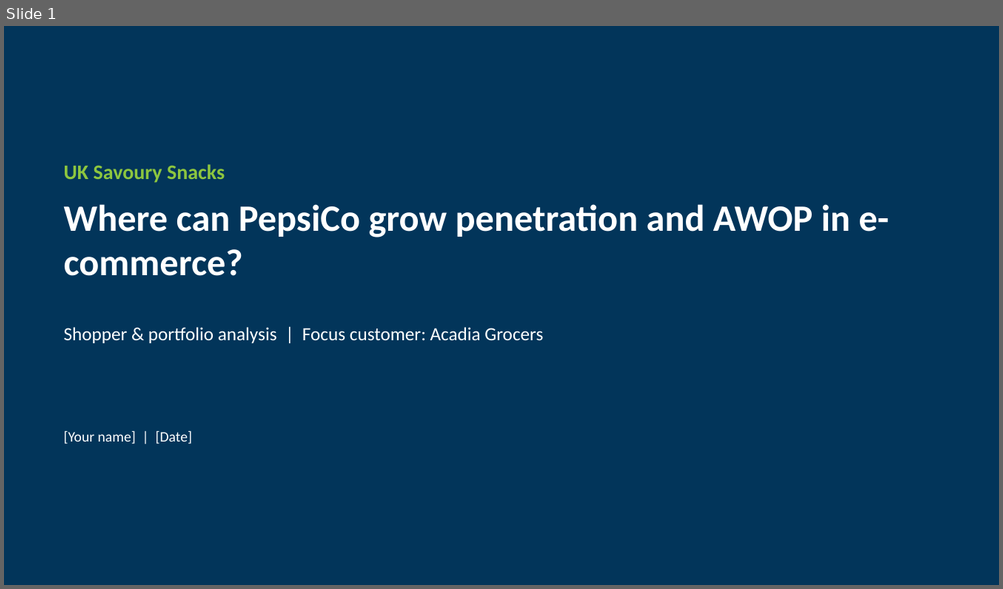
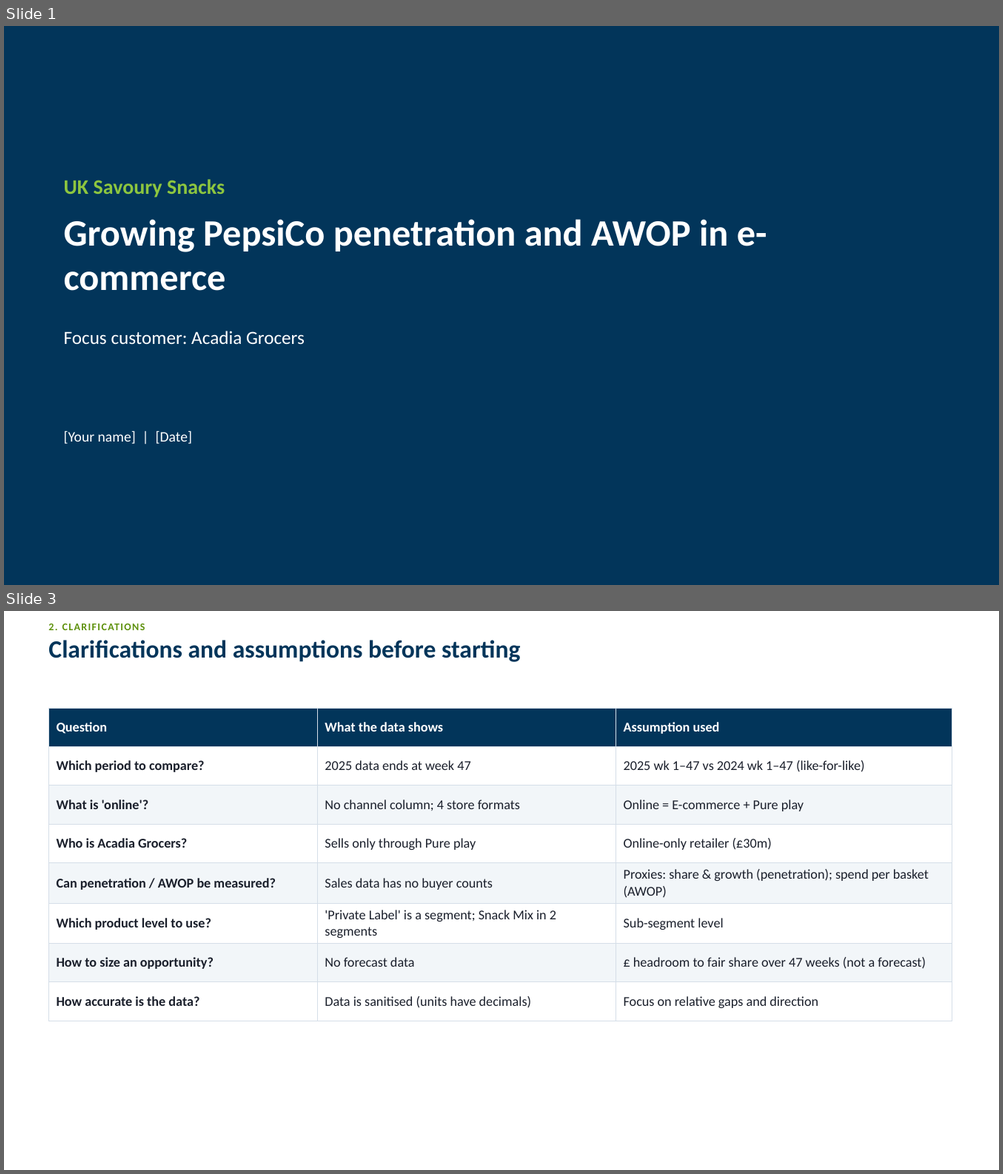
Before and after one commit to harshjunekumar/test-sample, a slide deck: case_study/PepsiCo_Savoury_Case_Study_Deck.pptx. Shown one above the other, each under a label of ours: slide 1 before the commit, slides 1 and 3 after it; the slides between them are not shown. The pictures are 1003x589 and 1003x1174 pixels, drawn with LibreOffice and Linux fonts; fonts in the diff are those of the drawing. Boxes give left, top, right and bottom in pixels: in the first picture for what was removed or moved away, otherwise in the second. Text is boxed around its words. In the diff, an @@ line names an element or a change of style, - is before the commit and + after.

```diff
--- a/case_study/PepsiCo_Savoury_Case_Study_Deck.pptx
+++ b/case_study/PepsiCo_Savoury_Case_Study_Deck.pptx
@@ slide 3 added at (x1=4, y1=611, x2=999, y2=1170), background #FFFFFF @@
@@ text added at (x1=48, y1=624, x2=145, y2=630), 10 pt, text #5E910D, bold @@
+2. CLARIFICATIONS
@@ title added at (x1=48, y1=640, x2=520, y2=662), 24 pt, text #02355A, bold @@
+Clarifications and assumptions before starting
@@ table added at (x1=48, y1=708, x2=951, y2=1011), 8 rows, 3 columns @@
+Question | What the data shows | Assumption used
+Which period to compare? | 2025 data ends at week 47 | 2025 wk 1–47 vs 2024 wk 1–47 (like-for-like)
+What is 'online'? | No channel column; 4 store formats | Online = E-commerce + Pure play
+Who is Acadia Grocers? | Sells only through Pure play | Online-only retailer (£30m)
+Can penetration / AWOP be measured? | Sales data has no buyer counts | Proxies: share & growth (penetration); spend per basket (AWOP)
+Which product level to use? | 'Private Label' is a segment; Snack Mix in 2 segments | Sub-segment level
+How to size an opportunity? | No forecast data | £ headroom to fair share over 47 weeks (not a forecast)
+How accurate is the data? | Data is sanitised (units have decimals) | Focus on relative gaps and direction
@@ slide 1 changed as well @@
@@ text "UK Savoury Snacks" moved from (x1=64, y1=164, x2=225, y2=183) to (x1=64, y1=179, x2=225, y2=198) @@
@@ text at (x1=64, y1=219, x2=767, y2=291): text changed @@
-Where can PepsiCo grow penetration and AWOP in e-commerce?
+Growing PepsiCo penetration and AWOP in e-commerce
@@ text at (x1=64, y1=331, x2=304, y2=345): text changed @@
-Shopper & portfolio analysis | Focus customer: Acadia Grocers
+Focus customer: Acadia Grocers
```
Also in this commit, not shown: 5 other slides changed, 4 other slides added, 5 slides removed.
